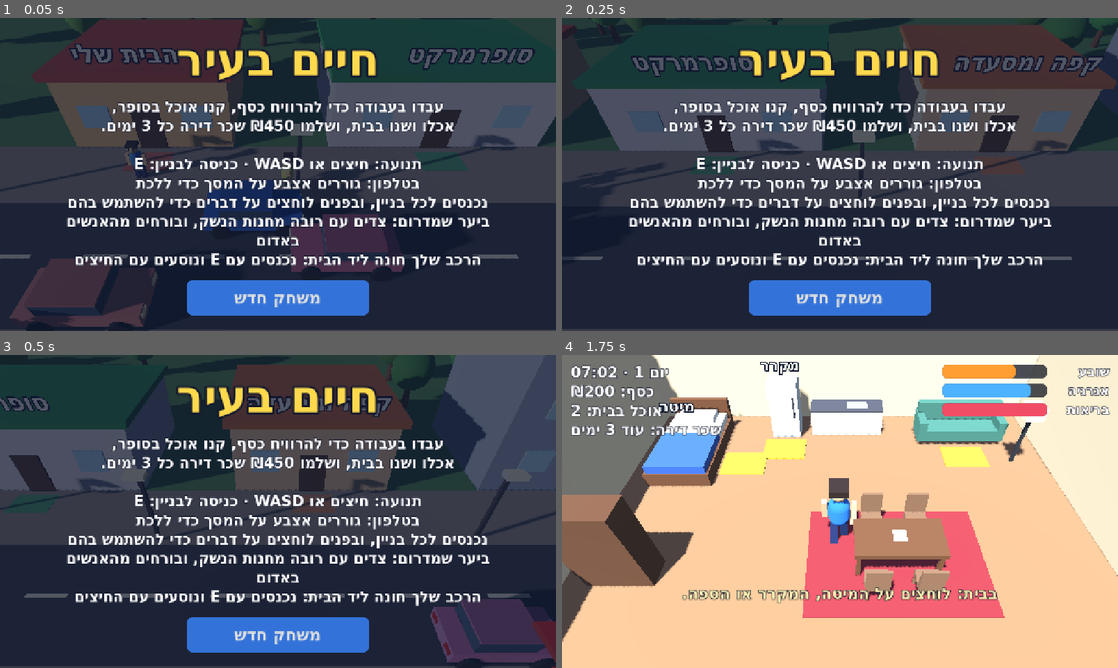
Above: before the commit, frames 1-4 (two rows, left to right).
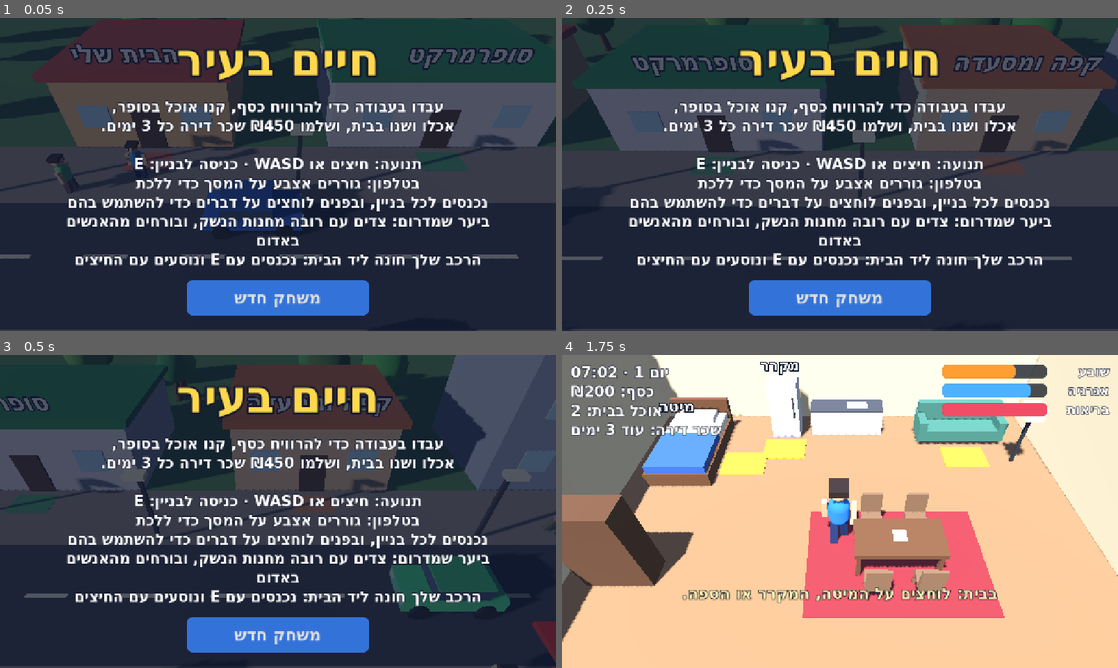
Above: after the commit, the same moments.

Repository: garyjoe/shneyor-games
Game: Godot game, scene res://main.tscn
Same seed, same stepped clock (60 frames per second), same inputs: the game is played once before the commit and once after it.
Inputs (mouse positions are in pixels of both pictures, inside the frame that each line leads up to):
- Up to frame 1 (0.05 s): no input
- Up to frame 2 (0.25 s): no input
- Up to frame 3 (0.5 s): no input
- Up to frame 4 (1.75 s): click "משחק חדש" at 0.5 s; tap Enter at 1.25, 1.35 s; move the mouse to (812, 574) at 1.27 s; hold Up (ui_up) from 1.28 s (still down); click (812, 574) at 1.42 s; tap Space at 1.52 s

The runs differ from the first frame. In frame 1, 6.0% of the frame differs, in the area x 1-99%, y 0-100%; in frame 2, 1.1%; in frame 3, 5.5%; in frame 4, nothing differs.

Commit message:
Life in the City: buy a new car, and a jerry can for an empty tank
A car lot across the road sells three models that replace your car and
come with a full tank: a family car that is easier on fuel, a jeep that
can also drive into the forest, and a fast sports car. The model is
saved with the rest of the progress.

When the tank runs dry you can now walk to the petrol pump, buy a jerry
can, carry it back and pour it into the car. Robbers leave you alone
while you are in a car.

Co-Authored-By: Claude Fable 5.2 <noreply@anthropic.com>
Claude-Session: https://claude.ai/code/session_01Dt6dxQhnMkF2JMR9WrQUqG

Diff:
--- a/games/life-city/main.gd
+++ b/games/life-city/main.gd
@@ -41,7 +41,16 @@
 	"guns": "לחצו על הרובה או על קופסת הכדורים שעל הדלפק.",
 }
 const CAR_HOME := Vector3(-18, 0, -0.5)
-const CAR_TOP_SPEED := 17.0
+const CAN_PRICE := 30
+const CAN_FUEL := 25.0
+const JEEP := 2
+const CAR_LOT := Vector3(-37, 0, 10.5)
+const CARS: Array[Dictionary] = [
+	{"name": "הרכב הישן", "price": 0, "color": Color(0.15, 0.4, 0.85), "top": 17.0, "use": 1.0, "note": ""},
+	{"name": "משפחתית חדשה", "price": 2500, "color": Color(0.8, 0.12, 0.12), "top": 21.0, "use": 0.75, "note": "חסכונית בדלק"},
+	{"name": "ג'יפ", "price": 4000, "color": Color(0.2, 0.38, 0.2), "top": 19.0, "use": 1.15, "note": "נוסע גם ביער"},
+	{"name": "מכונית ספורט", "price": 7000, "color": Color(0.98, 0.78, 0.1), "top": 28.0, "use": 1.4, "note": "הכי מהירה"},
+]
 const GAS_PUMP := Vector3(15, 0, 5.6)
 const SAVE_PATH := "user://life-city.cfg"
 
@@ -133,6 +142,9 @@
 var car_heading := PI * 0.5
 var fuel := 60.0
 var traffic: Array[Node3D] = []
+var car_model := 0
+var has_can := false               # carrying a jerry can of petrol
+var can_mesh: MeshInstance3D
 var rifle_mesh: MeshInstance3D
 var animals: Array[Animal] = []
 var thugs: Array[Person] = []
@@ -363,7 +375,8 @@
 		_solid(Vector3(2.4, 1.2, 0.8), Vector3(x, 0.6, 9.6))
 	for k in 34:
 		var pos := Vector3(rng.randf_range(-45, 45), 0, rng.randf_range(8, 28))
-		if pos.distance_to(Vector3(4, 0, 14)) < 6.5 or (pos.z < 11.0 and absf(pos.x - 4.0) < 9.0):
+		if pos.distance_to(Vector3(4, 0, 14)) < 6.5 or (pos.z < 11.0 and absf(pos.x - 4.0) < 9.0) \
+				or pos.distance_to(CAR_LOT) < 10.0:
 			continue
 		_tree(pos)
 	for k in 16:
@@ -449,6 +462,8 @@
 	player.add_child(me.root)
 	basket_mesh = _box(Vector3(0.5, 0.32, 0.38), Vector3(0, -0.85, 0.12), _mat(Color(0.85, 0.2, 0.2)), me.limbs[2])
 	basket_mesh.visible = false
+	can_mesh = _box(Vector3(0.4, 0.5, 0.22), Vector3(0, -0.85, 0.05), _mat(Color(0.85, 0.12, 0.1)), me.limbs[2])
+	can_mesh.visible = false
 	rifle_mesh = _box(Vector3(0.1, 0.1, 1.3), Vector3(0, -0.6, 0.35), _mat(Color(0.25, 0.17, 0.1)), me.limbs[3])
 	rifle_mesh.visible = false
 	parcel_mesh = _box(Vector3(0.6, 0.5, 0.6), Vector3(0, 1.15, 0.5), _mat(Color(0.72, 0.55, 0.32)), me.root)
@@ -738,12 +753,21 @@
 			"gas":
 				var price := _fuel_price()
 				if not driving:
-					panel_text.text = _h("בואו עם הרכב כדי לתדלק.")
+					if has_can:
+						panel_text.text = _h("יש לך מיכל דלק מלא. קח אותו לרכב ומלא שם.")
+					else:
+						panel_text.text = _h("נתקעת בלי דלק? קנה מיכל, לך לרכב ומלא אותו.")
+						_add_action("מיכל דלק (%d%%) · ₪%d" % [int(CAN_FUEL), CAN_PRICE], _buy_can)
 				elif price <= 0:
 					panel_text.text = _h("המכל מלא.")
 				else:
 					panel_text.text = _h("דלק במכל: %d%%" % int(fuel))
 					_add_action("למלא מכל · ₪%d" % price, _refuel)
+			"dealer":
+				panel_text.text = _h("הרכב שלך: %s. רכב חדש מחליף אותו ומגיע עם מכל מלא." % CARS[car_model]["name"])
+				for k in range(1, CARS.size()):
+					if k != car_model:
+						_add_action("%s · %s · ₪%d" % [CARS[k]["name"], CARS[k]["note"], CARS[k]["price"]], _buy_car.bind(k))
 			"gun_counter":
 				panel_text.text = _h(("יש לך רובה ציד · כדורים: %d" % ammo) if has_rifle else "כדי לצוד ביער צריך רובה ציד וכדורים")
 				if not has_rifle:
@@ -799,7 +823,8 @@
 		player.position.x = clampf(player.position.x, -44.0, 46.0)
 		player.position.z = clampf(player.position.z, -5.6, FOREST_END)
 	if driving:
-		player.position.z = minf(player.position.z, FOREST_Z - 6.0)   # no driving among the trees
+		if car_model != JEEP:
+			player.position.z = minf(player.position.z, FOREST_Z - 6.0)   # only the jeep goes among the trees
 		car.position = player.position
 		car.rotation.y = car_heading
 	if input.length_squared() > 0.01:
@@ -894,6 +919,8 @@
 	has_rifle = false
 	ammo = 0
 	fuel = 60.0
+	has_can = false
+	_set_car_model(0)
 	_begin()
 	_toast("בוקר טוב! לך לעבודה, קנה אוכל ושמור על עצמך.")
 
@@ -918,6 +945,8 @@
 	shifts = int(cfg.get_value("life", "shifts", 0))
 	wage = int(cfg.get_value("life", "wage", 40))
 	has_rifle = bool(cfg.get_value("life", "rifle", false))
+	has_can = bool(cfg.get_value("life", "can", false))
+	_set_car_model(clampi(int(cfg.get_value("life", "car_model", 0)), 0, CARS.size() - 1))
 	ammo = int(cfg.get_value("life", "ammo", 0))
 	fuel = float(cfg.get_value("life", "fuel", 60.0))
 	parcels = int(cfg.get_value("life", "parcels", shifts * 8))
@@ -947,7 +976,8 @@
 	for pair: Array in [["day", day], ["clock", clock], ["money", money], ["hunger", hunger],
 			["energy", energy], ["health", health], ["fridge", fridge], ["shifts", shifts], ["wage", wage],
 			["rifle", has_rifle], ["ammo", ammo], ["fuel", fuel], ["parcels", parcels],
-			["car_x", car.position.x], ["car_z", car.position.z], ["car_rot", car_heading]]:
+			["car_x", car.position.x], ["car_z", car.position.z], ["car_rot", car_heading],
+			["can", has_can], ["car_model", car_model]]:
 		cfg.set_value("life", pair[0], pair[1])
 	cfg.save(SAVE_PATH)
 
@@ -1203,6 +1233,7 @@
 	rifle_mesh.visible = has_rifle and _in_forest()
 	basket_mesh.visible = not basket.is_empty()
 	parcel_mesh.visible = carrying
+	can_mesh.visible = has_can and not driving
 	for k in parcel_pile.size():
 		parcel_pile[k].visible = not (carrying and k == 0)
 	for k in shelf_boxes.size():
@@ -1215,7 +1246,7 @@
 		if near != null:
 			prompt.text = _h(near.prompt)
 		else:
-			prompt.text = _h("לצאת מהרכב" if driving else "להיכנס לרכב שלי")
+			prompt.text = _h("לצאת מהרכב" if driving else ("למלא דלק מהמיכל" if _can_pour() else "להיכנס לרכב שלי"))
 
 
 func _toast(text: String) -> void:
@@ -1703,7 +1734,7 @@
 		var to_me := here - t.root.position
 		to_me.y = 0.0
 		var dist := to_me.length()
-		var in_reach := _in_forest() and here.z > FOREST_Z + 1.0
+		var in_reach := _in_forest() and here.z > FOREST_Z + 1.0 and not driving
 		if t.chasing and (not in_reach or dist > 24.0 or rob_cool > 0.0):
 			t.chasing = false
 		elif not t.chasing and in_reach and dist < 13.0 and rob_cool <= 0.0:
@@ -1903,8 +1934,16 @@
 	return n
 
 
-func _build_cars() -> void:
-	car = _make_car(Color(0.15, 0.4, 0.85))
+## Swap the player's car for another model, keeping where it stands.
+func _set_car_model(model: int) -> void:
+	var pos := CAR_HOME
+	if car != null:
+		pos = car.position
+		car.queue_free()
+	car_model = model
+	car = _make_car(CARS[model]["color"])
+	if model == JEEP:
+		car.scale = Vector3(1.08, 1.25, 1.0)
 	var block := StaticBody3D.new()
 	car_block = CollisionShape3D.new()
 	var shape := BoxShape3D.new()
@@ -1913,6 +1952,33 @@
 	car_block.position.y = 0.8
 	block.add_child(car_block)
 	car.add_child(block)
+	car.position = pos
+	car.rotation.y = car_heading
+
+
+func _build_cars() -> void:
+	_set_car_model(0)
+
+	# Car lot across the road, with the models you can buy.
+	_box(Vector3(14, 0.04, 8), CAR_LOT + Vector3(0, 0.02, 0), _mat(Color(0.3, 0.31, 0.34)))
+	_sign("מגרש רכבים", CAR_LOT + Vector3(0, 4.2, 3.2), 96)
+	for sx: float in [-6.0, 6.0]:
+		_box(Vector3(0.2, 4.0, 0.2), CAR_LOT + Vector3(sx, 2.0, 3.2), _mat(Color(0.2, 0.2, 0.22)))
+	var dealer := Place.new()
+	dealer.key = "dealer"
+	dealer.title = "מגרש רכבים"
+	dealer.prompt = "לקנות רכב חדש"
+	dealer.door = CAR_LOT + Vector3(0, 0, -3.2)
+	places.append(dealer)
+	_box(Vector3(2.4, 0.04, 1.4), dealer.door + Vector3(0, 0.05, 0), _mat(Color(0.95, 0.75, 0.2)))
+	for k in range(1, CARS.size()):
+		var show := _make_car(CARS[k]["color"])
+		if k == JEEP:
+			show.scale = Vector3(1.08, 1.25, 1.0)
+		show.position = CAR_LOT + Vector3(-8.5 + k * 4.25, 0, 1.0)
+		show.rotation.y = PI
+		_solid(Vector3(1.9, 1.6, 4.2), show.position + Vector3(0, 0.8, 0))
+		_tag("%s ₪%d" % [CARS[k]["name"], CARS[k]["price"]], show.position + Vector3(0, 2.6, 0), 44)
 
 	# Two lanes of traffic that loop along the street.
 	for k in 5:
@@ -1971,6 +2037,8 @@
 		_interact(near)
 	elif focus != null:
 		_pick(focus)
+	elif near_car and _can_pour():
+		_pour_can()
 	elif near_car:
 		_enter_car()
 	elif _in_forest():
@@ -2008,7 +2076,7 @@
 	if want.length() > 0.15 and fuel > 0.0:
 		var grip := clampf(absf(car_speed) / 4.0, 0.35, 1.0)
 		car_heading = rotate_toward(car_heading, atan2(want.x, want.z), 2.8 * grip * delta)
-		car_speed = move_toward(car_speed, CAR_TOP_SPEED * minf(want.length(), 1.0), 9.0 * delta)
+		car_speed = move_toward(car_speed, float(CARS[car_model]["top"]) * minf(want.length(), 1.0), 9.0 * delta)
 	else:
 		car_speed = move_toward(car_speed, 0.0, 14.0 * delta)
 	var before := player.position
@@ -2018,9 +2086,9 @@
 	if delta > 0.0 and moved < absf(car_speed) * delta * 0.5:
 		car_speed = moved / delta                # ran into something
 	var had_fuel := fuel > 0.0
-	fuel = maxf(fuel - moved / 12.0, 0.0)
+	fuel = maxf(fuel - moved / 12.0 * float(CARS[car_model]["use"]), 0.0)
 	if had_fuel and fuel <= 0.0:
-		_toast("נגמר הדלק! צריך ללכת ברגל, או לתדלק בפעם הבאה בזמן.")
+		_toast("נגמר הדלק! צא מהרכב, קנה מיכל דלק בתחנה והבא אותו לרכב.")
 		_play("no")
 
 
@@ -2335,3 +2403,46 @@
 	for side: float in [-1.0, 1.0]:
 		_box(Vector3(0.4, 2.4, 3.0), o + Vector3(side * 5.6, 1.2, -2.0), _mat(Color(0.25, 0.2, 0.15)))
 		_solid(Vector3(0.4, 2.4, 3.0), o + Vector3(side * 5.6, 1.2, -2.0))
+
+
+func _buy_car(model: int) -> void:
+	var price := int(CARS[model]["price"])
+	if driving:
+		_toast("קודם יוצאים מהרכב.")
+		return
+	if money < price:
+		_toast("אין מספיק כסף (חסרים ₪%d)." % (price - money))
+		_play("no")
+		return
+	money -= price
+	_set_car_model(model)
+	fuel = 100.0
+	_play("pay")
+	_toast("קנית %s! היא מחכה לך במקום שבו חנה הרכב הקודם." % CARS[model]["name"])
+	_save()
+	_refresh_panel()
+
+
+func _buy_can() -> void:
+	if money < CAN_PRICE:
+		_toast("אין מספיק כסף.")
+		_play("no")
+		return
+	money -= CAN_PRICE
+	has_can = true
+	_play("pay")
+	_toast("קנית מיכל דלק. לך לרכב ומלא אותו.")
+	_refresh_panel()
+
+
+func _can_pour() -> bool:
+	return has_can and near_car and fuel < 99.0
+
+
+func _pour_can() -> void:
+	has_can = false
+	fuel = minf(fuel + CAN_FUEL, 100.0)
+	reach = 0.4
+	_play("pick")
+	_toast("מילאת דלק מהמיכל. עכשיו יש %d%% במכל." % int(fuel))
+	_update_hud()
